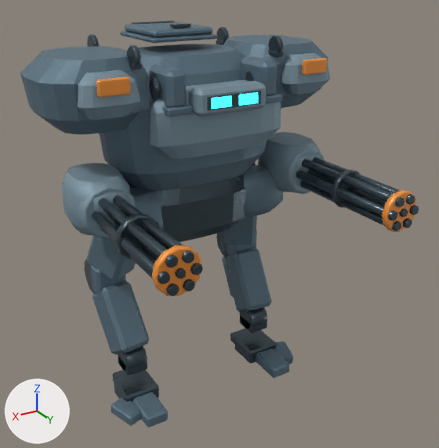
Renders of the Blender file content/source-art/ironclad-walker.blend from each side of a commit.
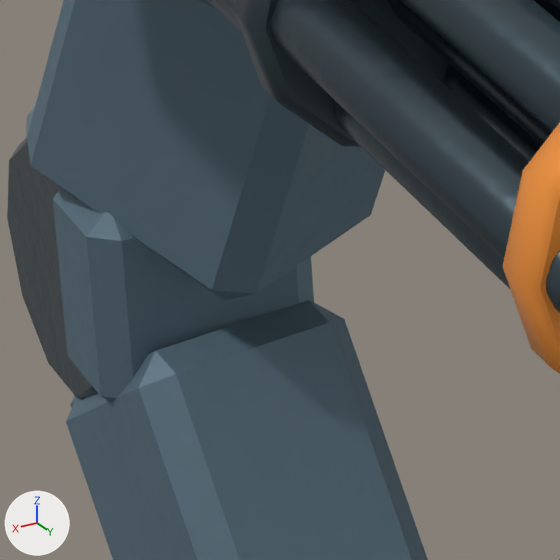
The first picture shows the older version from a 50 mm camera at (1.85, 3.52, 2.9) aimed at (-0.06, 0.33, 1.3). The close-ups show the older and then the newer version on the part from 19% to 36% of the width and 54% to 71% of the height of that picture. Only the edits that show in the close-ups are written down. Lighting does not change. The marker at lower left points along +X, +Y and +Z.

Before the edit, the objects in view are built like this:
```python
me_ironcladwalkergatling_r_barrel_1_mesh = bpy.data.meshes.new('IroncladWalkerGatling_R_Barrel_1_Mesh')
me_ironcladwalkergatling_r_barrel_1_mesh.from_pydata(...)  # 48 vertices, 50 faces; spans x -0.028..0.028, y -0.44..0.44, z -0.028..0.028
me_ironcladwalkergatling_r_barrel_1_mesh.materials.append(mat_ironcladwalker_gunmetal)
me_ironcladwalkergatling_r_barrel_2_mesh = bpy.data.meshes.new('IroncladWalkerGatling_R_Barrel_2_Mesh')
me_ironcladwalkergatling_r_barrel_2_mesh.from_pydata(...)  # 48 vertices, 50 faces; spans x -0.028..0.028, y -0.44..0.44, z -0.028..0.028
me_ironcladwalkergatling_r_barrel_2_mesh.materials.append(mat_ironcladwalker_gunmetal)
me_ironcladwalkergatling_r_barrel_6_mesh = bpy.data.meshes.new('IroncladWalkerGatling_R_Barrel_6_Mesh')
me_ironcladwalkergatling_r_barrel_6_mesh.from_pydata(...)  # 48 vertices, 50 faces; spans x -0.028..0.028, y -0.44..0.44, z -0.028..0.028
me_ironcladwalkergatling_r_barrel_6_mesh.materials.append(mat_ironcladwalker_gunmetal)
ob_ironcladwalkergatling_r_barrel_1 = bpy.data.objects.new('IroncladWalkerGatling_R_Barrel_1', me_ironcladwalkergatling_r_barrel_1_mesh)
ob_ironcladwalkergatling_r_barrel_1.location = (0.805, 0.86, 1.58)
ob_ironcladwalkergatling_r_barrel_2 = bpy.data.objects.new('IroncladWalkerGatling_R_Barrel_2', me_ironcladwalkergatling_r_barrel_2_mesh)
ob_ironcladwalkergatling_r_barrel_2.location = (0.7625, 0.86, 1.5064)
ob_ironcladwalkergatling_r_barrel_6 = bpy.data.objects.new('IroncladWalkerGatling_R_Barrel_6', me_ironcladwalkergatling_r_barrel_6_mesh)
ob_ironcladwalkergatling_r_barrel_6.location = (0.7625, 0.86, 1.6536)
# also in view: 'IroncladWalkerGatling_R_Barrel_3' at (0.68, 0.86, 1.51); 'IroncladWalkerGatling_R_MidClamp' at (0.72, 0.82, 1.58); 'IroncladWalkerLeg_ThighArmor_R' at (0.5, -0.09, 1.15); 'IroncladWalkerGatling_R_DriveAxle' at (0.72, 0.86, 1.58); 'IroncladWalkerLeg_KneeJoint_R' at (0.56, -0.25, 0.84)
```
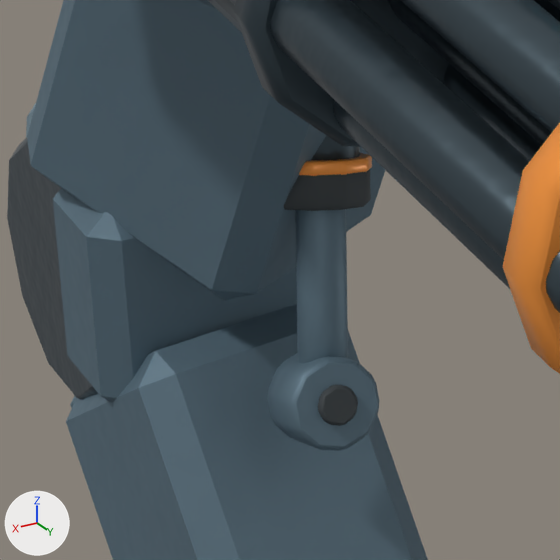
The change, as a diff of the scene's bpy script:
```diff
--- a/content/source-art/ironclad-walker.blend.py
+++ b/content/source-art/ironclad-walker.blend.py
@@ ob_ironcladwalkerleg_hipactuator_r_innerramrod @@
+ob_ironcladwalkerleg_hipactuator_r_innerramrod = bpy.data.objects.new('IroncladWalkerLeg_HipActuator_R_InnerRamRod', me_ironcladwalkerleg_hipactuator_r_innerramrod_mesh)  # 60 vertices, 62 faces; spans x -0.039..0.039, y -0.051..0.051, z -0.099..0.099
+ob_ironcladwalkerleg_hipactuator_r_innerramrod.location = (0.4981, 0.0417, 0.9349)
@@ ob_ironcladwalkerleg_hipactuator_r_pressurering @@
+ob_ironcladwalkerleg_hipactuator_r_pressurering = bpy.data.objects.new('IroncladWalkerLeg_HipActuator_R_PressureRing', me_ironcladwalkerleg_hipactuator_r_pressurering_mesh)  # 60 vertices, 62 faces; spans x -0.0477..0.0477, y -0.0471..0.0471, z -0.0229..0.0229; in mat_ironcladwalker_warning (orange #f9993f)
+ob_ironcladwalkerleg_hipactuator_r_pressurering.location = (0.481, 0.0117, 1.025)
@@ ob_ironcladwalkerleg_hipactuator_r_wipersealcollar @@
+ob_ironcladwalkerleg_hipactuator_r_wipersealcollar = bpy.data.objects.new('IroncladWalkerLeg_HipActuator_R_WiperSealCollar', me_ironcladwalkerleg_hipactuator_r_wipersealcollar_mesh)  # 60 vertices, 62 faces; spans x -0.0483..0.0483, y -0.0493..0.0493, z -0.0358..0.0358; in mat_ironcladwalker_tread (dark grey #3c4245)
+ob_ironcladwalkerleg_hipactuator_r_wipersealcollar.location = (0.484, 0.017, 1.009)
@@ ob_ironcladwalkerleg_hipactuator_r_outerbarrel @@
+ob_ironcladwalkerleg_hipactuator_r_outerbarrel = bpy.data.objects.new('IroncladWalkerLeg_HipActuator_R_OuterBarrel', me_ironcladwalkerleg_hipactuator_r_outerbarrel_mesh)  # 60 vertices, 62 faces; spans x -0.055..0.055, y -0.067..0.067, z -0.114..0.114
+ob_ironcladwalkerleg_hipactuator_r_outerbarrel.location = (0.4644, -0.0174, 1.1121)
@@ ob_ironcladwalkerleg_hipactuator_r_clevispin_tip @@
+ob_ironcladwalkerleg_hipactuator_r_clevispin_tip = bpy.data.objects.new('IroncladWalkerLeg_HipActuator_R_ClevisPin_Tip', me_ironcladwalkerleg_hipactuator_r_clevispin_tip_mesh)  # 48 vertices, 50 faces; spans x -0.0186..0.0186, y -0.0458..0.0458, z -0.0302..0.0302; in mat_ironcladwalker_tread (dark grey #3c4245)
+ob_ironcladwalkerleg_hipactuator_r_clevispin_tip.location = (0.52, 0.08, 0.82)
@@ ob_ironcladwalkerleg_hipactuator_r_cleviseye_tip @@
+ob_ironcladwalkerleg_hipactuator_r_cleviseye_tip = bpy.data.objects.new('IroncladWalkerLeg_HipActuator_R_ClevisEye_Tip', me_ironcladwalkerleg_hipactuator_r_cleviseye_tip_mesh)  # 60 vertices, 62 faces; spans x -0.0426..0.0426, y -0.0459..0.0459, z -0.0506..0.0506
+ob_ironcladwalkerleg_hipactuator_r_cleviseye_tip.location = (0.52, 0.08, 0.82)
```

Pixel boxes (x1, y1, x2, y2) of what changed, in the close-ups (560 x 560 px):
'IroncladWalkerLeg_HipActuator_R_InnerRamRod', added: after (296, 209, 348, 363)
'IroncladWalkerLeg_HipActuator_R_ClevisEye_Tip', added: after (267, 353, 380, 451)
'IroncladWalkerLeg_HipActuator_R_WiperSealCollar', added: after (284, 169, 371, 211)
'IroncladWalkerLeg_HipActuator_R_ClevisPin_Tip', added: after (318, 385, 358, 426)
'IroncladWalkerLeg_HipActuator_R_PressureRing', added (orange): after (299, 153, 372, 176)
'IroncladWalkerLeg_HipActuator_R_OuterBarrel', added: after (311, 136, 360, 160)
